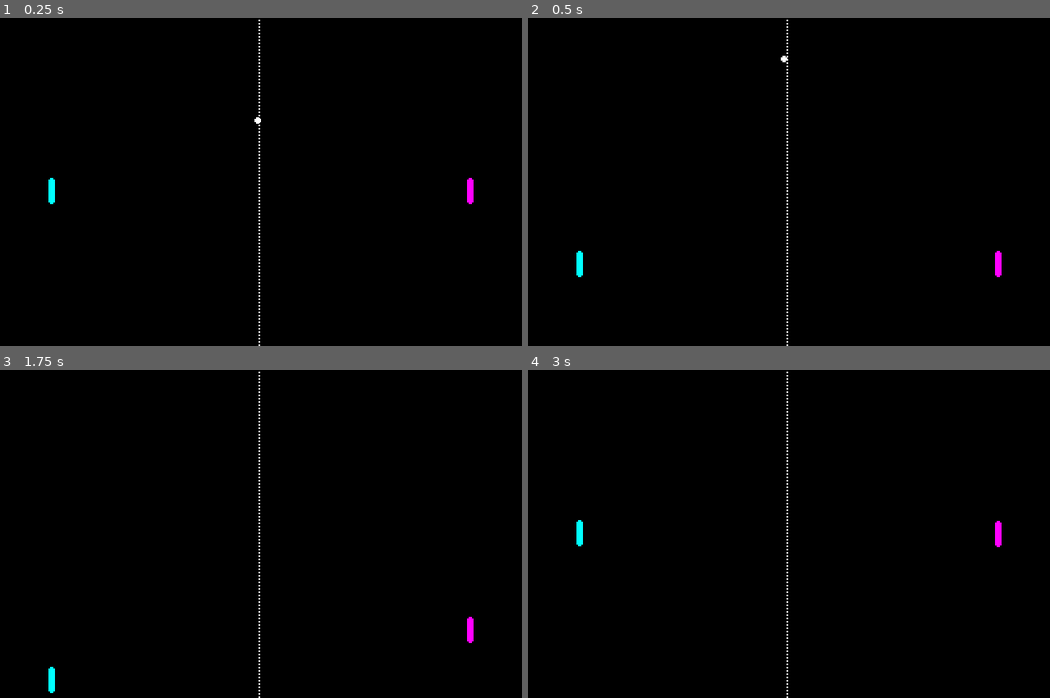
Above: before the commit, frames 1-4 (two rows, left to right).
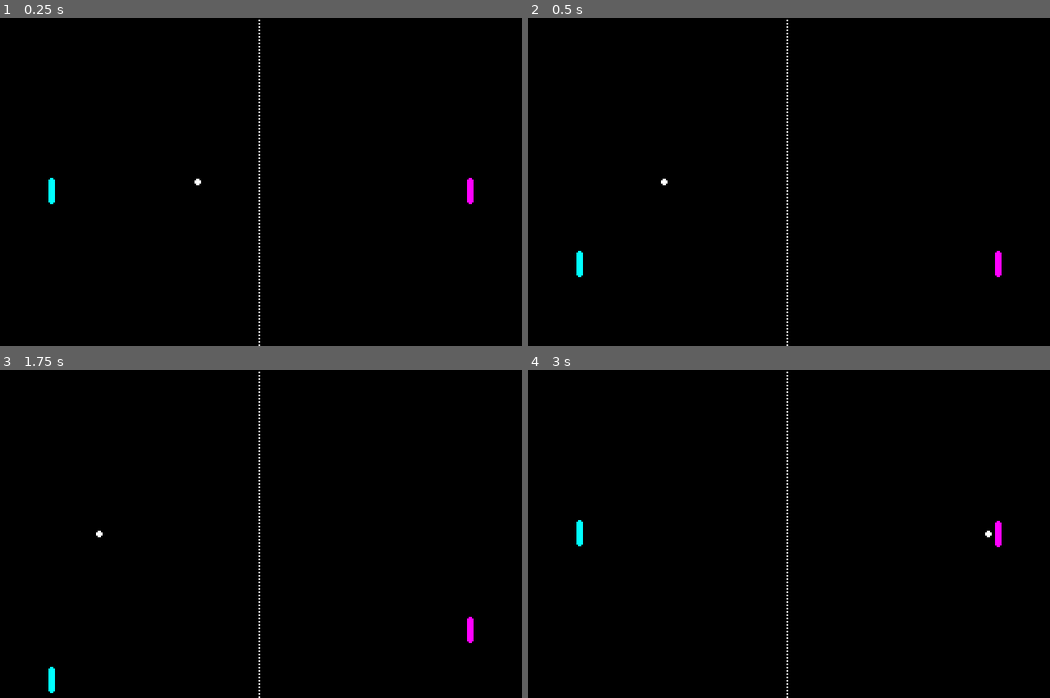
Above: after the commit, the same moments.

Repository: yuri-mascarenhas/pong
Game: Godot game, scene res://scenes/pong.tscn
Two runs of this game, one before a commit and one after it. Both use one fixed random seed, a clock stepped at 60 frames per second and the inputs below.
Inputs:
- Up to frame 1 (0.25 s): no input
- Up to frame 2 (0.5 s): no input
- Up to frame 3 (1.75 s): hold Up (right_move_up) 0.53-1.28 s; hold W (left_move_up) from 1.28 s (still down)
- Up to frame 4 (3 s): release W (left_move_up) at 2.03 s; hold Up (right_move_up) 2.03-2.78 s; hold W (left_move_up) from 2.78 s (still down)

The runs differ from the first frame. In frame 1, less than 0.1% of the frame differs, in the area x 37-50%, y 30-51%; in frame 2, less than 0.1%, in the area x 25-50%, y 11-51%; in frame 3, less than 0.1%; in frame 4, less than 0.1%.

Commit message:
[Fix] Randomizing inclination of initial ball movement

Diff:
--- a/scripts/ball.gd
+++ b/scripts/ball.gd
@@ -43,4 +43,4 @@
 	self.position = window_size / 2
 	# Reset velocity
 	var direction_x = randf_range(-1.0, 1.0)
-	self.velocity = Vector2(direction_x, randf_range(-0.5, 0.5)).normalized() * speed
+	self.velocity = Vector2(direction_x, 0).normalized() * speed
